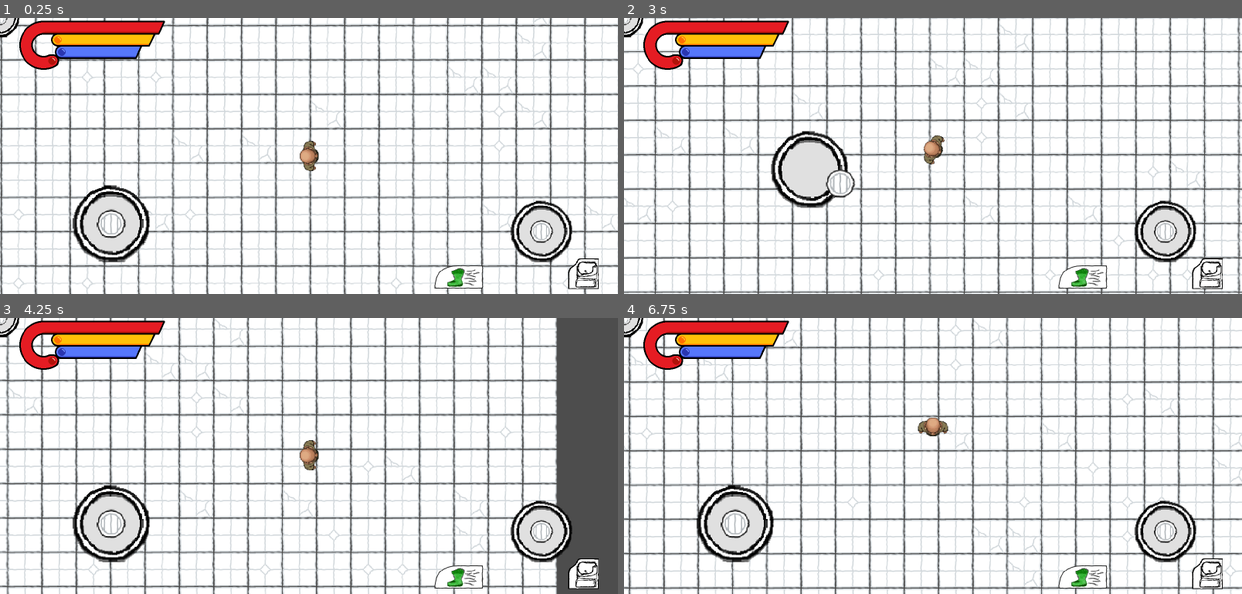
Above: before the commit, frames 1-4 (two rows, left to right).
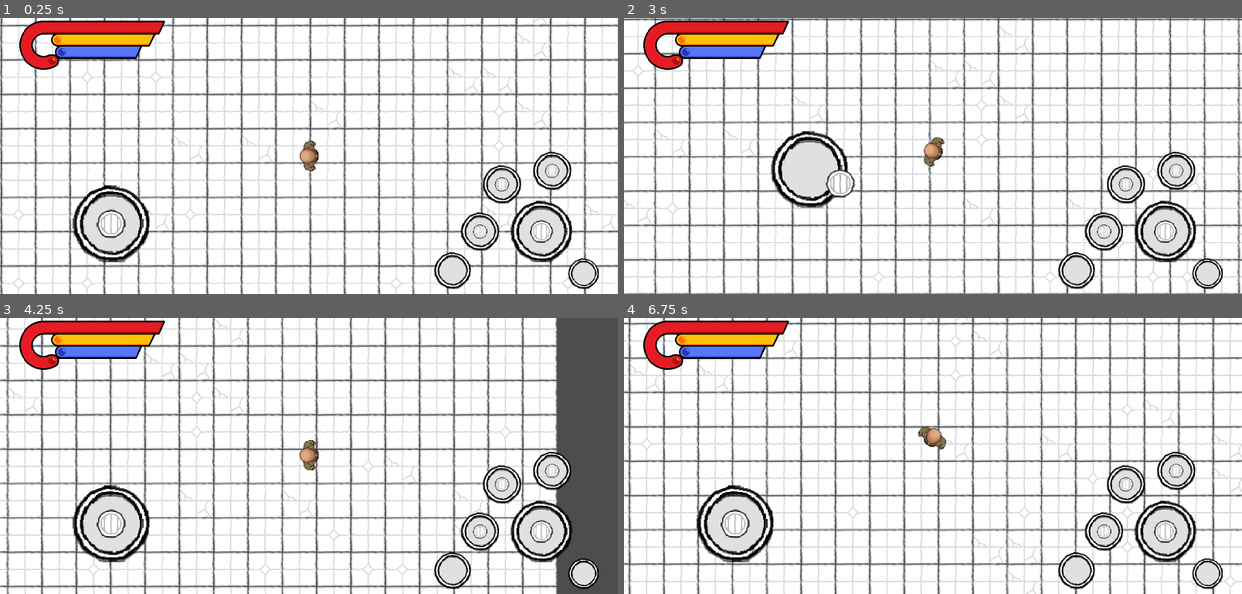
Above: after the commit, the same moments.

Repository: hafizosina/compilationpack
Game: Godot game, scene res://7. JoyStick/main.tscn
The game is run twice, just before and just after one commit, with the same random seed, the same clock (stepped at 60 frames per second) and the same inputs.
Inputs (mouse positions are in pixels of both pictures, inside the frame that each line leads up to; where the layout moved, square brackets give the same spot in the first picture):
- Up to frame 1 (0.25 s): no input
- Up to frame 2 (3 s): click (1081, 271) [1081, 277] at 0.5 s; click (1204, 274) at 1.25 s; tap Enter at 2 s; move the mouse to (1068, 142) at 2.02 s; hold Right (ui_right) 2.03-2.75 s; hold Shift (sprint) 2.03-2.75 s; click (1068, 142) at 2.17 s; drag from (809, 169) to (902, 211) at 2.77 s
- Up to frame 3 (4.25 s): move the mouse to (370, 395) at 3.52 s; hold Right (ui_right) from 3.53 s (still down); hold Shift (sprint) from 3.53 s (still down); click (370, 395) at 3.67 s
- Up to frame 4 (6.75 s): release Right (ui_right) at 4.25 s; release Shift (sprint) at 4.25 s; drag from (902, 511) to (747, 414) at 4.27 s; tap Space at 5 s; move the mouse to (1118, 497) at 5.02 s; hold Left (ui_left) 5.03-5.75 s; hold Shift (sprint) 5.03-5.75 s; click (1118, 497) at 5.17 s; drag from (747, 414) to (840, 387) at 5.77 s; move the mouse to (963, 456) at 6.52 s; hold Down (ui_down) from 6.53 s (still down); hold Shift (sprint) from 6.53 s (still down); click (963, 456) at 6.67 s

The runs differ from the first frame. In frame 1, 3.0% of the frame differs, in the area x 0-97%, y 0-99%; in frame 2, 21%; in frame 3, 3.9%; in frame 4, 25%, in the area x 0-100%, y 0-100%.

Commit message:
refactor(entity): move move/turn/sprint speed stats onto Entity

Diff:
--- a/7. JoyStick/main.tscn
+++ b/7. JoyStick/main.tscn
@@ -13,6 +13,7 @@
 
 [node name="Entity" parent="." unique_id=1000875351 instance=ExtResource("2_subtm")]
 position = Vector2(763, 358)
+turn_speed = 5.0
 
 [node name="Camera2D" type="Camera2D" parent="." unique_id=886630416 node_paths=PackedStringArray("player")]
 zoom = Vector2(0.7, 0.7)
--- a/7. JoyStick/ui.gd
+++ b/7. JoyStick/ui.gd
@@ -4,11 +4,7 @@
 # ui_* actions; the attack/skill joysticks use dedicated aim_* actions (so
 # dragging them never moves the player) and are read via signals.
 @onready var basic_attack: VirtualJoystick = $MarginContainer/HBoxContainer/RightGroup/BasicAttack
-@onready var skills: Array[VirtualJoystick] = [
-	$MarginContainer/HBoxContainer/RightGroup/SkillWheel/Skill1,
-	$MarginContainer/HBoxContainer/RightGroup/SkillWheel/Skill2,
-	$MarginContainer/HBoxContainer/RightGroup/SkillWheel/Skill3
-]
+@onready var skills: Array[VirtualJoystick] = [%Skill1, %Skill2, %Skill3]
 @onready var sprint: TextureButton = $MarginContainer/HBoxContainer/RightGroup/Sprint
 
 func _ready() -> void:
--- a/7. JoyStick/ui.tscn
+++ b/7. JoyStick/ui.tscn
@@ -3,12 +3,9 @@
 [ext_resource type="Texture2D" uid="uid://dlfyft0lv6p2h" path="res://Global/Asset/CircleButtonFull.png" id="1_vgda6"]
 [ext_resource type="Texture2D" uid="uid://y28jifgxaidc" path="res://Global/Asset/trapdoor_round.png" id="2_subtm"]
 [ext_resource type="Script" uid="uid://441l63hwq8l1" path="res://7. JoyStick/ui.gd" id="3_ui"]
-[ext_resource type="Texture2D" uid="uid://bm6wpxuyyo6hb" path="res://Global/Asset/Button/ButtonBostNormal2.png" id="4_d0xul"]
 [ext_resource type="Texture2D" uid="uid://b3whrh3vcjpkd" path="res://Global/Asset/Bar/HeatBar1.png" id="4_qj4ov"]
 [ext_resource type="Texture2D" uid="uid://c7ks531mkwfva" path="res://Global/Asset/Bar/HeatFrame1.png" id="4_ya5gl"]
-[ext_resource type="Texture2D" uid="uid://jnhck5myr2i8" path="res://Global/Asset/Button/ButtonBostPress2.png" id="5_wdqe1"]
 [ext_resource type="Texture2D" uid="uid://k0t08ifm7wjg" path="res://Global/Asset/Bar/HealthFrame2.png" id="6_8jxk0"]
-[ext_resource type="Texture2D" uid="uid://50cpibn5iu7b" path="res://Global/Asset/Button/Backpack.png" id="6_wdqe1"]
 [ext_resource type="Texture2D" uid="uid://bcn25w7spfmqn" path="res://Global/Asset/Bar/HeatBar2.png" id="7_yp42h"]
 [ext_resource type="Texture2D" uid="uid://c1cvvkeptbr1o" path="res://Global/Asset/Bar/StaminaFrame.png" id="8_q2sar"]
 [ext_resource type="Texture2D" uid="uid://ci8qt1ljs0pfw" path="res://Global/Asset/Bar/StaminaBar.png" id="9_fvwyp"]
@@ -36,11 +33,11 @@
 grow_vertical = 2
 size_flags_horizontal = 3
 size_flags_vertical = 3
-mouse_filter = 2
 theme_override_constants/margin_left = 50
 theme_override_constants/margin_top = 10
 theme_override_constants/margin_right = 50
 theme_override_constants/margin_bottom = 10
+metadata/_edit_lock_ = true
 
 [node name="HBoxContainer" type="HBoxContainer" parent="MarginContainer" unique_id=1238301244]
 layout_mode = 2
@@ -94,48 +91,50 @@
 action_up = &"aim_up"
 action_down = &"aim_down"
 
-[node name="SkillWheel" type="RBoxContainer" parent="MarginContainer/HBoxContainer/RightGroup"]
-layout_mode = 1
-anchors_preset = 3
-anchor_left = 1.0
-anchor_top = 1.0
-anchor_right = 1.0
-anchor_bottom = 1.0
-offset_left = -390.0
-offset_top = -390.0
-offset_right = 90.0
-offset_bottom = 90.0
-grow_horizontal = 0
-grow_vertical = 0
-mouse_filter = 2
-radius = 180.0
-start_angle = 180.0
-arc = 110.0
-item_size = Vector2(120, 120)
-
-[node name="Skill1" type="VirtualJoystick" parent="MarginContainer/HBoxContainer/RightGroup/SkillWheel" unique_id=189177511]
-layout_mode = 2
-theme_override_styles/normal_joystick = SubResource("StyleBoxTexture_7ytd7")
-theme_override_styles/normal_tip = SubResource("StyleBoxTexture_subtm")
-theme_override_styles/pressed_joystick = SubResource("StyleBoxTexture_7ytd7")
-theme_override_styles/pressed_tip = SubResource("StyleBoxTexture_subtm")
-action_left = &"aim_left"
-action_right = &"aim_right"
-action_up = &"aim_up"
-action_down = &"aim_down"
-
-[node name="Skill2" type="VirtualJoystick" parent="MarginContainer/HBoxContainer/RightGroup/SkillWheel" unique_id=705925593]
-layout_mode = 2
-theme_override_styles/normal_joystick = SubResource("StyleBoxTexture_7ytd7")
-theme_override_styles/normal_tip = SubResource("StyleBoxTexture_subtm")
-theme_override_styles/pressed_joystick = SubResource("StyleBoxTexture_7ytd7")
-theme_override_styles/pressed_tip = SubResource("StyleBoxTexture_subtm")
-action_left = &"aim_left"
-action_right = &"aim_right"
-action_up = &"aim_up"
-action_down = &"aim_down"
-
-[node name="Skill3" type="VirtualJoystick" parent="MarginContainer/HBoxContainer/RightGroup/SkillWheel" unique_id=1608809900]
+[node name="RBoxContainer" type="Container" parent="MarginContainer/HBoxContainer/RightGroup/BasicAttack" unique_id=1247497934]
+layout_mode = 1
+anchors_preset = 8
+anchor_left = 0.5
+anchor_top = 0.5
+anchor_right = 0.5
+anchor_bottom = 0.5
+offset_left = -210.0
+offset_top = -210.0
+offset_right = 210.0
+offset_bottom = 210.0
+grow_horizontal = 2
+grow_vertical = 2
+script = ExtResource("13_rbox")
+radius = 160.0
+arc = 100.0
+metadata/_custom_type_script = "uid://bb8gfgbb0ipya"
+
+[node name="Skill1" type="VirtualJoystick" parent="MarginContainer/HBoxContainer/RightGroup/BasicAttack/RBoxContainer" unique_id=189177511]
+unique_name_in_owner = true
+layout_mode = 2
+theme_override_styles/normal_joystick = SubResource("StyleBoxTexture_7ytd7")
+theme_override_styles/normal_tip = SubResource("StyleBoxTexture_subtm")
+theme_override_styles/pressed_joystick = SubResource("StyleBoxTexture_7ytd7")
+theme_override_styles/pressed_tip = SubResource("StyleBoxTexture_subtm")
+action_left = &"aim_left"
+action_right = &"aim_right"
+action_up = &"aim_up"
+action_down = &"aim_down"
+
+[node name="Skill2" type="VirtualJoystick" parent="MarginContainer/HBoxContainer/RightGroup/BasicAttack/RBoxContainer" unique_id=705925593]
+unique_name_in_owner = true
+layout_mode = 2
+theme_override_styles/normal_joystick = SubResource("StyleBoxTexture_7ytd7")
+theme_override_styles/normal_tip = SubResource("StyleBoxTexture_subtm")
+theme_override_styles/pressed_joystick = SubResource("StyleBoxTexture_7ytd7")
+theme_override_styles/pressed_tip = SubResource("StyleBoxTexture_subtm")
+action_left = &"aim_left"
+action_right = &"aim_right"
+action_up = &"aim_up"
+action_down = &"aim_down"
+
+[node name="Skill3" type="VirtualJoystick" parent="MarginContainer/HBoxContainer/RightGroup/BasicAttack/RBoxContainer" unique_id=1608809900]
+unique_name_in_owner = true
 layout_mode = 2
 theme_override_styles/normal_joystick = SubResource("StyleBoxTexture_7ytd7")
 theme_override_styles/normal_tip = SubResource("StyleBoxTexture_subtm")
@@ -158,8 +157,7 @@
 offset_right = 75.0
 grow_horizontal = 2
 grow_vertical = 0
-texture_normal = ExtResource("4_d0xul")
-texture_pressed = ExtResource("5_wdqe1")
+texture_normal = ExtResource("1_vgda6")
 
 [node name="Inventory" type="TextureButton" parent="MarginContainer/HBoxContainer/RightGroup" unique_id=534386729]
 layout_mode = 1
@@ -172,12 +170,14 @@
 offset_top = -80.0
 grow_horizontal = 0
 grow_vertical = 0
-texture_normal = ExtResource("6_wdqe1")
+texture_normal = ExtResource("1_vgda6")
 ignore_texture_size = true
 stretch_mode = 5
 
 [node name="StatusBar" type="Control" parent="MarginContainer" unique_id=1104696372]
 layout_mode = 2
+size_flags_horizontal = 0
+size_flags_vertical = 0
 mouse_filter = 2
 script = ExtResource("12_stat")
 
--- a/Global/Scene/base_entity.gd
+++ b/Global/Scene/base_entity.gd
@@ -2,6 +2,12 @@
 class_name Entity
 
 @export var size : int = 10
+## How fast the entity moves, in pixels per second.
+@export var move_speed : float = 400.0
+## How fast the entity turns toward its facing direction (radians per second).
+@export var turn_speed : float = 12.0
+## Speed multiplier applied while the entity is sprinting.
+@export var sprint_multiplier : float = 1.8
 
 ## Optional physics body. Present on entities that move via CharacterBody2D
 ## (e.g. the JoyStick player); null for simple entities (Boid, Selection).
--- a/Global/Scene/player_control_component.gd
+++ b/Global/Scene/player_control_component.gd
@@ -1,15 +1,9 @@
 extends Node
 class_name PlayerControlComponent
 
-## How fast the entity turns toward its facing direction (radians per second).
-@export var turn_speed: float = 12.0
-## How fast the entity moves, in pixels per second.
-@export var move_speed: float = 400.0
 ## Shapes analog response to stick distance: 1.0 = linear, >1 = finer control
 ## near center with a faster ramp toward the edge.
 @export var speed_curve: float = 2.0
-## Speed multiplier applied while the sprint button is held.
-@export var sprint_multiplier: float = 1.8
 ## The entity this component drives (its facing / rotation / movement).
 @export var entity : Entity
 
@@ -39,7 +33,7 @@
 func _face_dir(dir: Vector2, delta: float) -> void:
 	if dir != Vector2.ZERO:
 		_target_angle = dir.angle()
-	entity.rotation = rotate_toward(entity.rotation, _target_angle, turn_speed * delta)
+	entity.rotation = rotate_toward(entity.rotation, _target_angle, entity.turn_speed * delta)
 
 
 ## Move the entity in world space. dir magnitude (0..1) from the joystick gives
@@ -50,5 +44,5 @@
 	# Sprinting ignores sti	ck distance (power) and moves at full speed; otherwise
 	# speed scales with how far the stick is pushed, shaped by speed_curve.
 	var amount := 1.0 if sprinting else pow(dir.length(), speed_curve)
-	var speed := move_speed * (sprint_multiplier if sprinting else 1.0)
+	var speed := entity.move_speed * (entity.sprint_multiplier if sprinting else 1.0)
 	entity.position += dir.normalized() * amount * speed * delta
